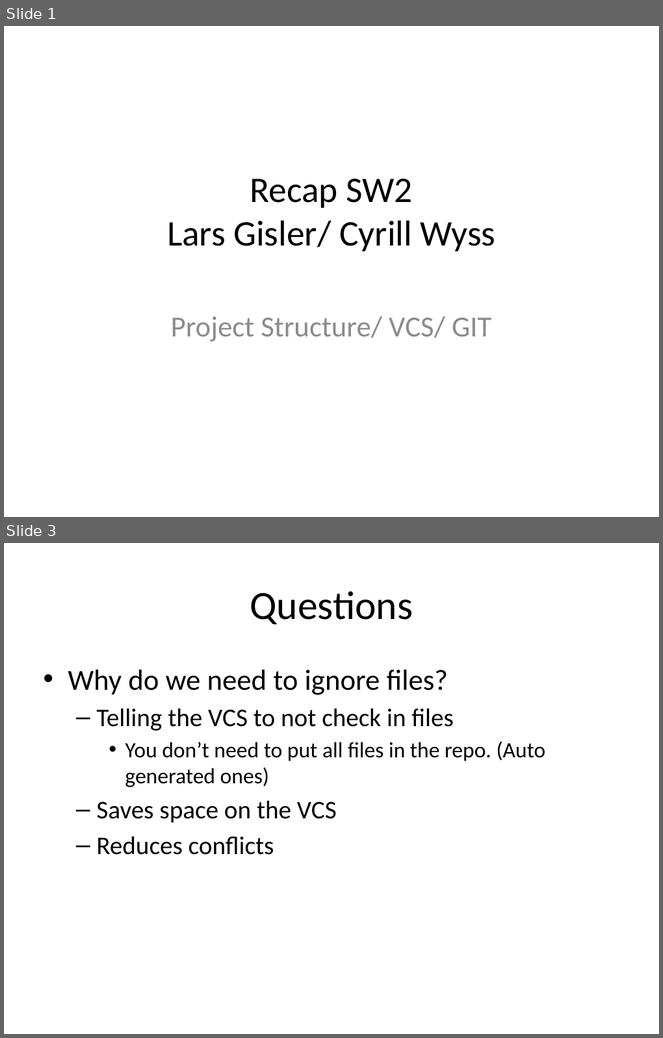
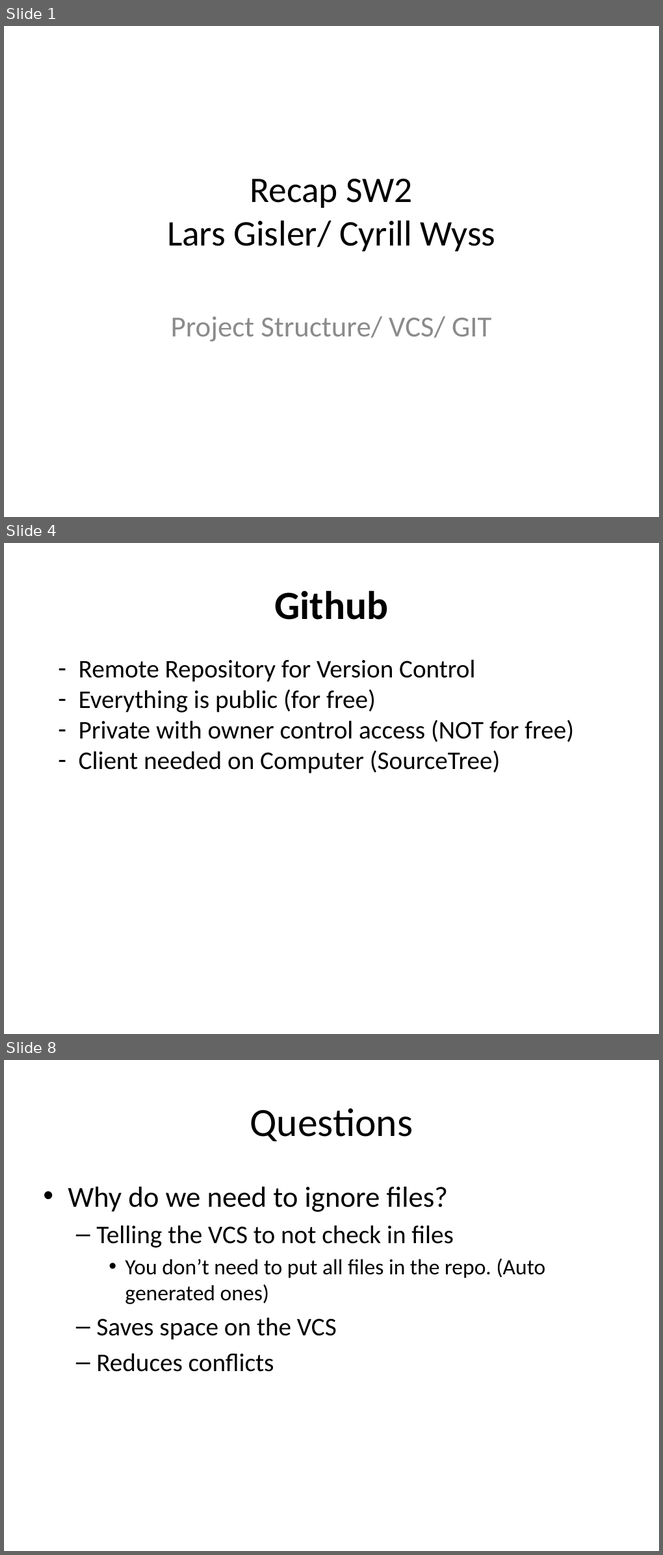
Before and after one commit to cyrillwyss/sumobot, a slide deck: Recap SW2.pptx. Shown one above the other, each under a label of ours: slides 1 and 3 before the commit, slides 1, 4 and 8 after it; the slides between them are not shown. The pictures are 663x1038 and 663x1555 pixels, drawn with LibreOffice and Linux fonts; fonts in the diff are those of the drawing. Boxes give left, top, right and bottom in pixels: in the first picture for what was removed or moved away, otherwise in the second. Text is boxed around its words. In the diff, an @@ line names an element or a change of style, - is before the commit and + after.

```diff
--- a/Recap SW2.pptx
+++ b/Recap SW2.pptx
@@ slide 4 added at bbox=[4, 543, 659, 1034], background #FFFFFF @@
@@ title added at bbox=[274, 590, 388, 620], 44 pt, text #000000, bold @@
+Github
@@ text added at bbox=[79, 659, 574, 774], 28 pt, text #000000 @@
+– Remote Repository for Version Control
+– Everything is public (for free)
+– Private with owner control access (NOT for free)
+– Client needed on Computer (SourceTree)
@@ what was slide 3 is now slide 8 @@
```
Also in this commit, not shown: 3 slides changed, 5 other slides added.
